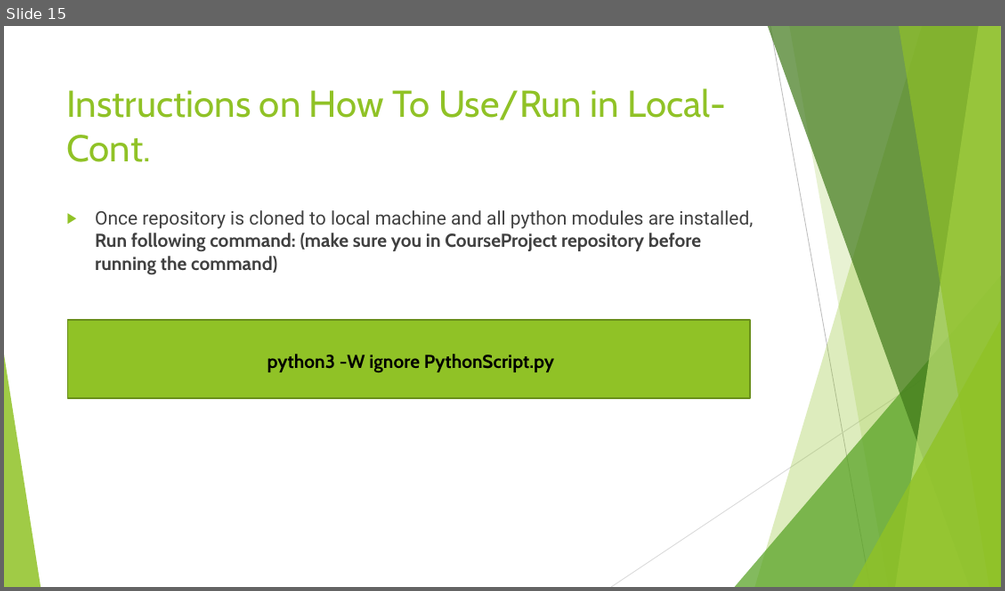
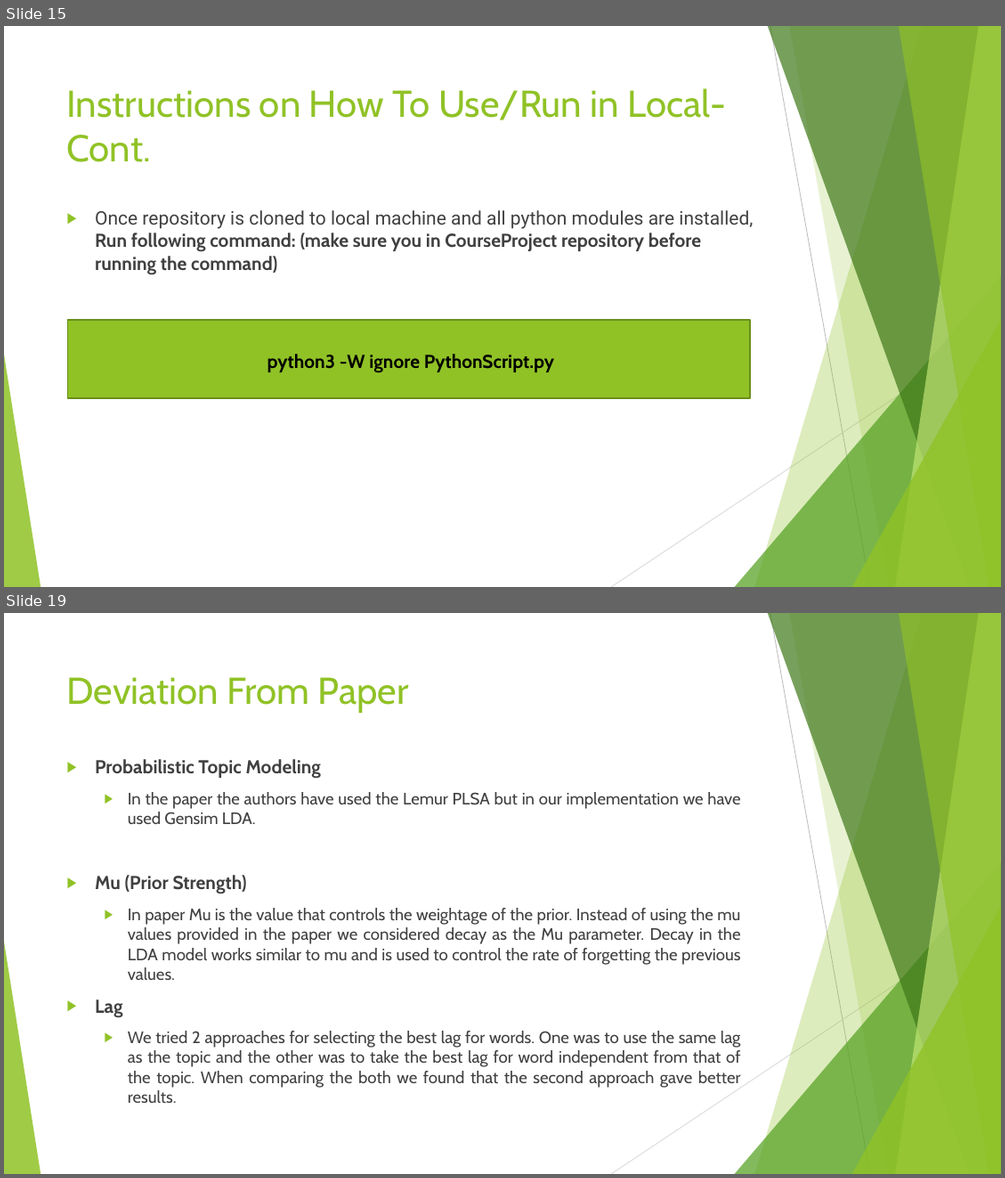
Before and after one commit to hsiddhu2/CourseProject, a slide deck: documentation/Project Presentation.pptx. Shown one above the other, each under a label of ours: slide 15 before the commit, slides 15 and 19 after it; the slides between them are not shown. The pictures are 1005x591 and 1005x1178 pixels, drawn with LibreOffice and Linux fonts; fonts in the diff are those of the drawing. Boxes give left, top, right and bottom in pixels: in the first picture for what was removed or moved away, otherwise in the second. Text is boxed around its words. In the diff, an @@ line names an element or a change of style, - is before the commit and + after.

```diff
--- a/documentation/Project Presentation.pptx
+++ b/documentation/Project Presentation.pptx
@@ slide 19 added at [4,613,1001,1174], background #FFFFFF; not listed: 10 template elements that a slide beside it also shows @@
@@ title added at [67,677,409,713], 36 pt, text #90C226 @@
+Deviation From Paper
@@ text added at [95,759,741,1103], 16 pt, text #404040 @@
+▶ Probabilistic Topic Modeling
+  ▶ In the paper the authors have used the Lemur PLSA but in our implementation we have used Gensim LDA.
+▶ Mu (Prior Strength)
+  ▶ In paper Mu is the value that controls the weightage of the prior. Instead of using the mu values provided in the paper we considered decay as the Mu parameter. Decay in the LDA model works similar to mu and is used to control the rate of forgetting the previous values.
+▶ Lag
+  ▶ We tried 2 approaches for selecting the best lag for words. One was to use the same lag as the topic and the other was to take the best lag for word independent from that of the topic. When comparing the both we found that the second approach gave better results.
```
Also in this commit, not shown: 4 slides changed, 5 other slides added, 1 slide removed.
